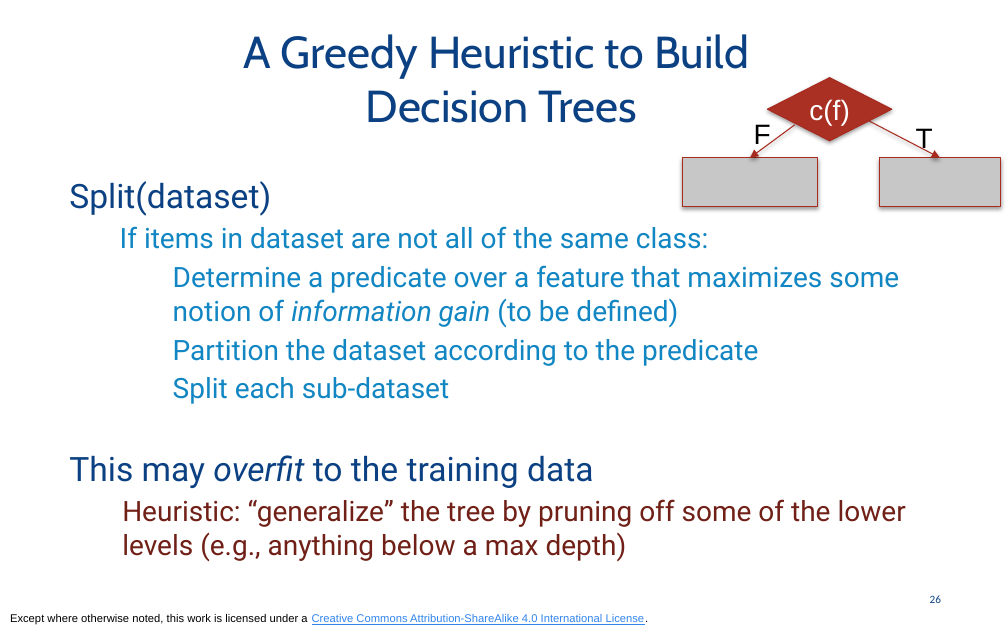
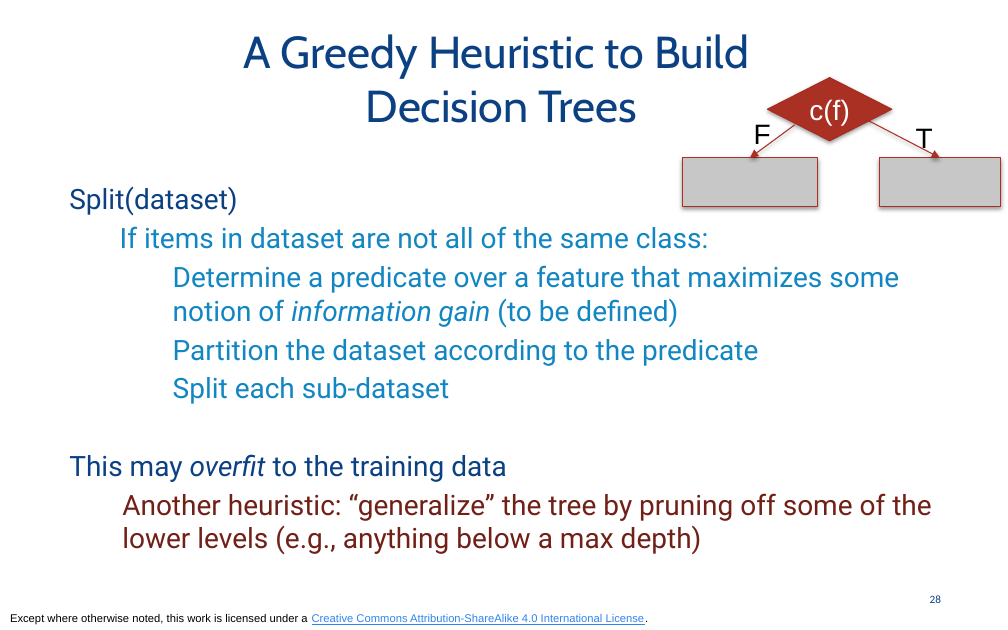
Before and after one commit to odpi/OpenDS4All, a slide deck: slide 28 of opends4all-resources/opends4all-machine-learning/SUPERVISED-ML-OVERVIEW-trees-forests-basic.pptx (slide 26 before the commit). Drawn at 1008x630 pixels with LibreOffice and Linux fonts; fonts in the diff are those of the drawing. Boxes give left, top, right and bottom in pixels: in the first picture for what was removed or moved away, otherwise in the second. Text is boxed around its words. In the diff, an @@ line names an element or a change of style, - is before the commit and + after.

```diff
--- a/opends4all-resources/opends4all-machine-learning/SUPERVISED-ML-OVERVIEW-trees-forests-basic.pptx
+++ b/opends4all-resources/opends4all-machine-learning/SUPERVISED-ML-OVERVIEW-trees-forests-basic.pptx
@@ text at (69, 186, 506, 482): size 24 to 20 pt in "Split(dataset)", "This may overfit to the training data" @@
@@ text at (122, 493, 931, 555): text changed @@
-  Heuristic: “generalize” the tree by pruning off some of the lower levels (e.g., anything below a max depth)
+  Another heuristic: “generalize” the tree by pruning off some of the lower levels (e.g., anything below a max depth)
```
Also in this commit, not shown: 12 other slides changed, 4 slides added, 6 slides removed, 3 other files.
